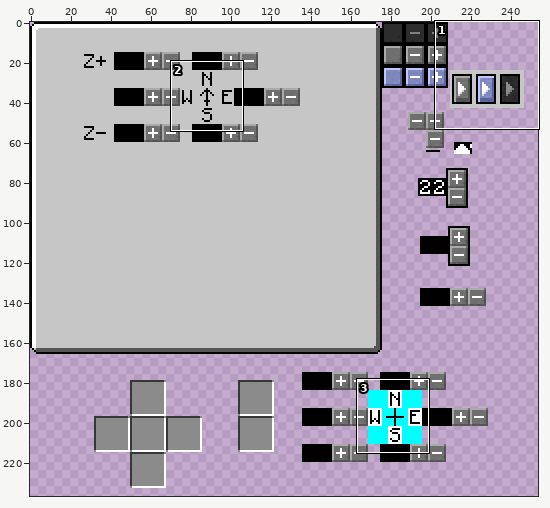
File history of a sprite sheet, NetherStuffs_Resources/gui/souldetector.png. Above, an overview of the earlier version with the close-up marked.
Close-up. Old version:
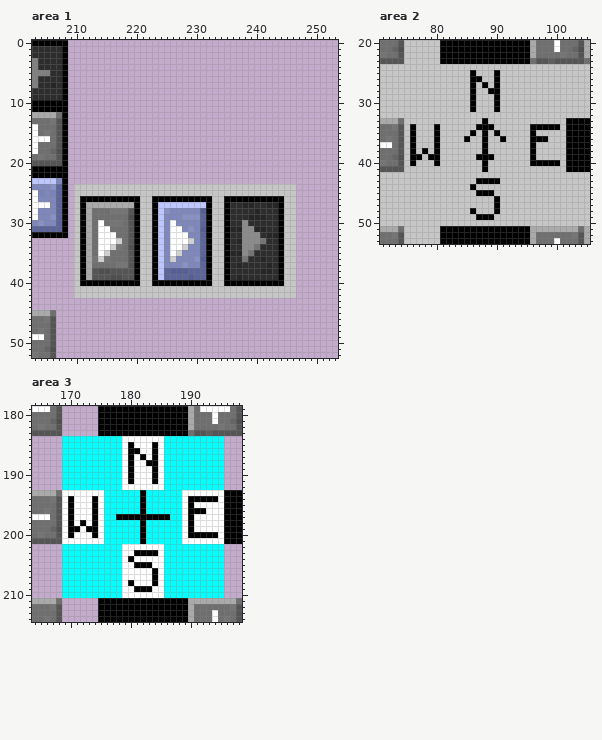
The file is 256x256 pixels. Colours within 5 levels of each other are drawn and written as one. Shown: area 1: x 203..253, y 0..52; area 2: x 71..105, y 20..53; area 3: x 164..198, y 179..214. The wide view leaves out empty margins.
And afterwards:
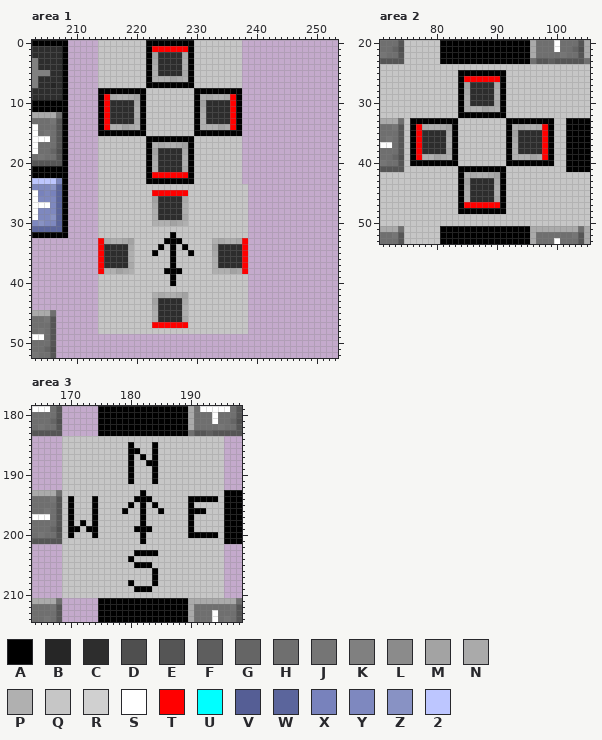
Palette (. is transparent): A #000000  B #262626  C #2d2d2d  D #4f4f4f  E #555555  F #5e5e5e  G #656565  H #6f6f6f  J #757575  K #808080  L #8b8b8b  M #a3a3a3  N #aaaaaa  P #b0b0b0  Q #c6c6c6  R #d0d0d0  S #ffffff  T #ff0000  U #00ffff  V #555e95  W #5b659c  X #7882bc  Y #7e88bf  Z #8892c4  2 #bdc6ff
Difference:
Changed rows in their new state; - is an unchanged pixel.
Area 1:
first column x 210:
 0 ----QQQQQQQQAAAAAAAAQQQQQQQQ---------
 1 ----QQQQQQQQATTTTTTAQQQQQQQQ---------
 2 ----QQQQQQQQAMCCCCNAQQQQQQQQ---------
 3 ----QQQQQQQQANCCCCPAQQQQQQQQ---------
 4 ----QQQQQQQQAPCCCCPAQQQQQQQQ---------
 5 ----QQQQQQQQAPCCCCNAQQQQQQQQ---------
 6 ----QQQQQQQQAPPPMNPAQQQQQQQQ---------
 7 ----QQQQQQQQAAAAAAAAQQQQQQQQ---------
 8 ----AAAAAAAAQQQQQQQQAAAAAAAA---------
 9 ----ATNPPNMAQQQQQQQQAPNPPNTA---------
10 ----ATCCCCNAQQQQQQQQAMCCCCTA---------
11 ----ATCCCCPAQQQQQQQQANCCCCTA---------
12 ----ATCCCCPAQQQQQQQQAPCCCCTA---------
13 ----ATCCCCNAQQQQQQQQAPCCCCTA---------
14 ----ATPPMNPAQQQQQQQQAPPPMNTA---------
15 ----AAAAAAAAQQQQQQQQAAAAAAAA---------
16 ----QQQQQQQQAAAAAAAAQQQQQQQQ---------
17 ----QQQQQQQQAPNPPNMAQQQQQQQQ---------
18 ----QQQQQQQQAMCCCCNAQQQQQQQQ---------
19 ----QQQQQQQQANCCCCPAQQQQQQQQ---------
20 ----QQQQQQQQAPCCCCPAQQQQQQQQ---------
21 ----QQQQQQQQAPCCCCNAQQQQQQQQ---------
22 ----QQQQQQQQATTTTTTAQQQQQQQQ---------
23 ----QQQQQQQQAAAAAAAAQQQQQQQQ---------
24 ....-------------------------........
25 ....---------TTTTTT----------........
26 ....QQQQQQQ--MCCCCNQQQQ--QQQQ........
27 ....QQQQQQQ--NCCCCPQQQQ--QQQQ........
28 ....QQQQQQQ--PCCCCPQQQQ--QQQQ........
29 ....QQQQQQQ--PCCCCNQQQQ--QQQQ........
30 ....QQQQQQQ--PPPMNPQQQQ--QQQQ........
31 ....QQQQQQQ--QQQQQQQQQQ--QQQQ........
32 ....QQQQQQQ--QQQAQQQQQQ--QQQQ........
33 ....TNPPNMQ--QQAAAQQQQQPNPPNT........
34 ....TCCCCNQ--QAQAQAQQQQMCC--T........
35 ....TCCCCPQ---QQAQQAQQQNCCCCT........
36 ....TCCCCPQ--QQQAQQQQQQPCC--T........
37 ....TCCCCNQ--QQQAQQQQQQPCC-CT........
38 ....TPPMNPQ--QQAAAQQQQQPPPMNT........
39 ....QQQQQQQ--QQQAQQQQQQ--QQQQ........
40 ....QQQQQQQ--QQQ-QQQQQQ--QQQQ........
41 ....-------------------------........
42 ....---------PNPPNM----------........
43 ----QQQQQQQQQMCCCCNQQQQQQQQQQ--------
44 ----QQQQQQQQQNCCCCPQQQQQQQQQQ--------
45 ----QQQQQQQQQPCCCCPQQQQQQQQQQ--------
46 ----QQQQQQQQQPCCCCNQQQQQQQQQQ--------
47 ----QQQQQQQQQTTTTTTQQQQQQQQQQ--------
48 ----QQQQQQQQQQQQQQQQQQQQQQQQQ--------
Area 2:
first column x 76:
25 --------AA-AAA-A---------
26 --------ATTTTTTA---------
27 --------AMCCCCNA---------
28 --------ANCCCCPA---------
29 --------APCCCCPA---------
30 --------APCCCCNA---------
31 --------APPPMNPA---------
32 --------AAAAAAAA---------
33 AAAAAAAA----Q---AAAAAAAA-
34 -TNPPNMA---QQQ--APNPPNT-Q
35 -TCCCCNA--Q-Q-Q-AMCCCCTA-
36 -TCCCCPA-Q--Q--QANCCCCTA-
37 -TCCCCPA----Q---APCCCCTA-
38 -TCCCCNA----Q---APCCCCTA-
39 -TPPMNPA---QQQ--APPPMNTA-
40 -AAA-AAA----Q---AAAA----Q
41 --------AAAA-AAA---------
42 --------APNPPNMA---------
43 --------AMCCCCNA---------
44 --------ANCCCCPA---------
45 --------APCCCCPA---------
46 --------APCCCCNA---------
47 --------ATTTTTTA---------
48 --------AA-AAA-A---------
49 -----------QQQ-----------
Area 3:
first column x 169:
184 QQQQQQQQQQQQQQQQQQQQQQQQQQQ
185 QQQQQQQQQQQ-QQQ-QQQQQQQQQQQ
186 QQQQQQQQQQQ--QQ-QQQQQQQQQQQ
187 QQQQQQQQQQQ-Q-Q-QQQQQQQQQQQ
188 QQQQQQQQQQQ-QQ--QQQQQQQQQQQ
189 QQQQQQQQQQQ-QQQ-QQQQQQQQQQQ
190 QQQQQQQQQQQ-QQQ-QQQQQQQQQQQ
191 QQQQQQQQQQQ-QQQ-QQQQQQQQQQQ
192 QQQQQQQQQQQQQQQQQQQQQQQQQQQ
193 QQQQQQQQQQQQQ-QQQQQQQQQQQQQ
194 Q-QQQ-QQQQQQA-AQQQQQQ-----Q
195 Q-QQQ-QQQQQAQ-QAQQQQQ-QQQQQ
196 Q-QQQ-QQQQAQQ-QQAQQQQ---QQQ
197 Q-QQQ-QQQQQQQ-QQQQQQQ-QQQQQ
198 Q-Q-Q-QQQQQQQ-QQQQQQQ-QQQQQ
199 Q--Q--QQQQQQA-AQQQQQQ-QQQQQ
200 Q-QQQ-QQQQQQQ-QQQQQQQ-----Q
201 QQQQQQQQQQQQQ-QQQQQQQQQQQQQ
202 QQQQQQQQQQQQQQQQQQQQQQQQQQQ
203 QQQQQQQQQQQQ----QQQQQQQQQQQ
204 QQQQQQQQQQQ-QQQQQQQQQQQQQQQ
205 QQQQQQQQQQQQ---QQQQQQQQQQQQ
206 QQQQQQQQQQQQQQQ-QQQQQQQQQQQ
207 QQQQQQQQQQQQQQQ-QQQQQQQQQQQ
208 QQQQQQQQQQQ-QQQ-QQQQQQQQQQQ
209 QQQQQQQQQQQQ---QQQQQQQQQQQQ
210 QQQQQQQQQQQQQQQQQQQQQQQQQQQ
